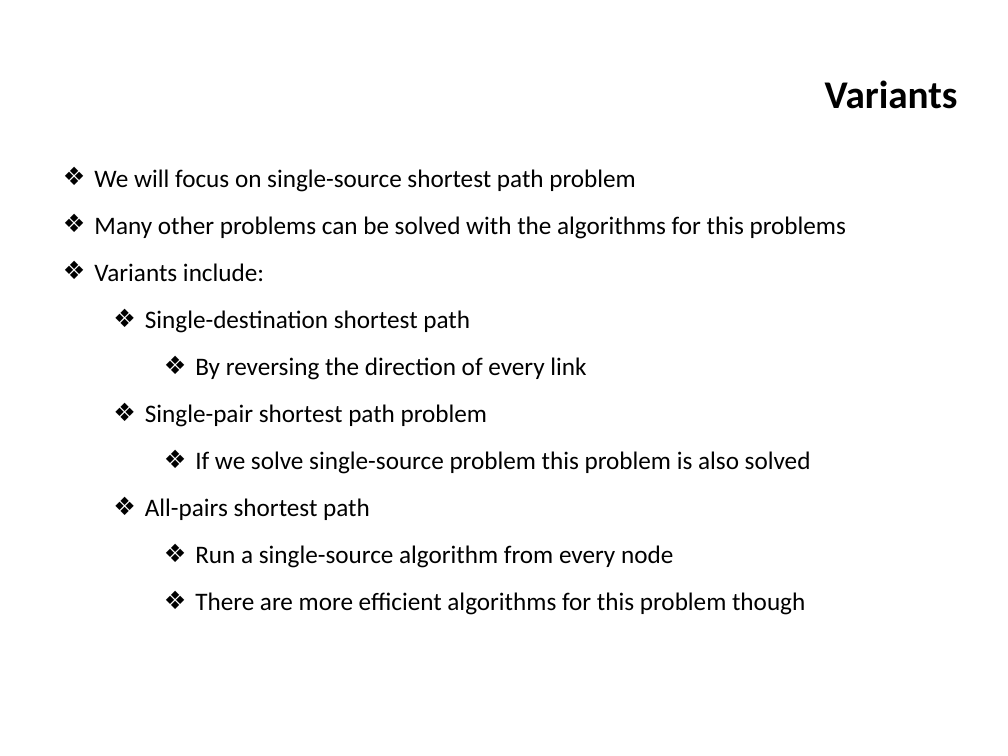
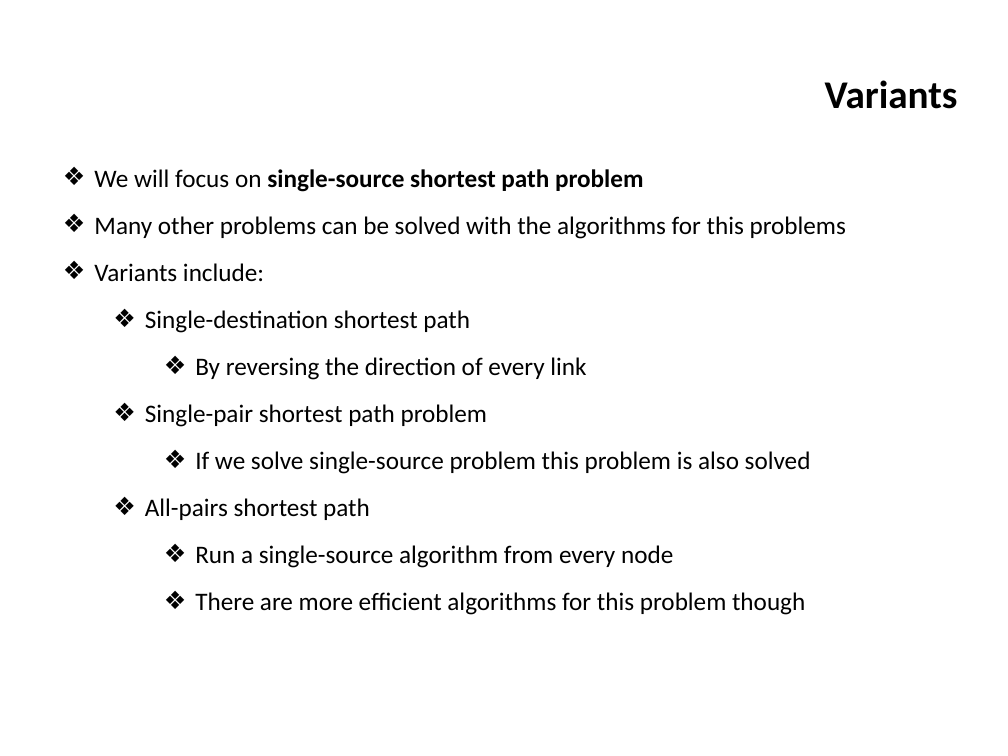
Before and after one commit to ifromm/dsa, a slide deck: slide 83 of slides/unit_8_graphs.pptx. Drawn at 1008x756 pixels with LibreOffice and Linux fonts; fonts in the diff are those of the drawing; background and template pictures are left out. Boxes give left, top, right and bottom in pixels: in the first picture for what was removed or moved away, otherwise in the second. Text is boxed around its words. In the diff, an @@ line names an element or a change of style, - is before the commit and + after.

```diff
--- a/slides/unit_8_graphs.pptx
+++ b/slides/unit_8_graphs.pptx
@@ text at box(94, 169, 644, 192): bold on in "single-source shortest path problem" @@
```
Also in this commit, not shown: 40 other slides changed, 1 other file.
